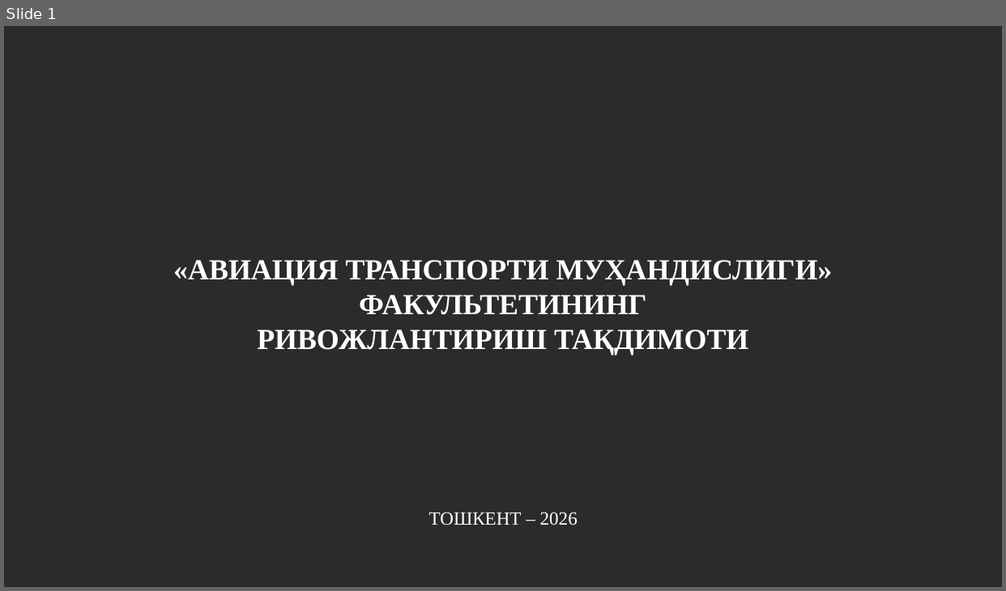
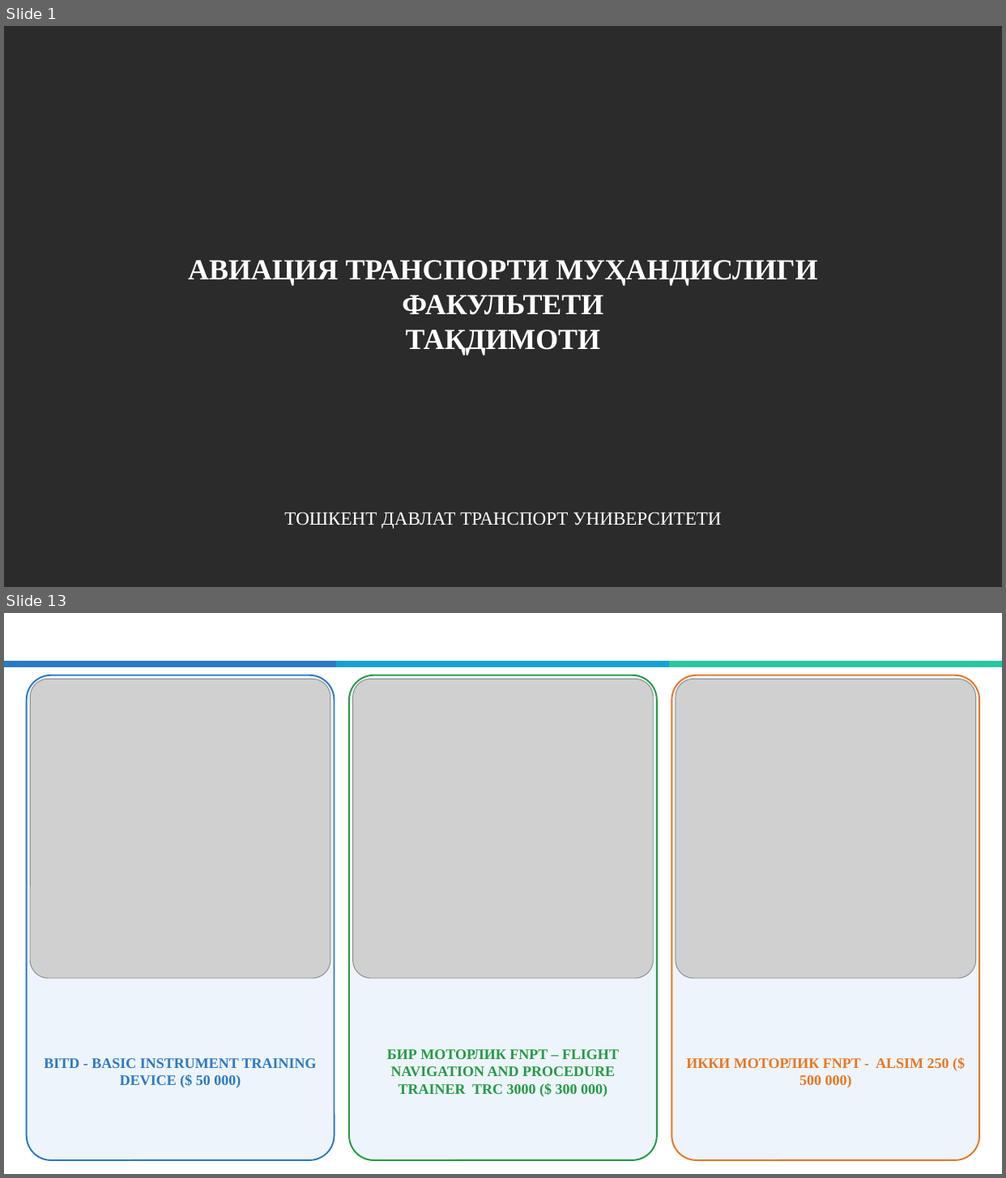
Before and after one commit to Dauitbay/Dauitbay, a slide deck: AVIACIYA_fakulteti_taqdimoti.pptx. Shown one above the other, each under a label of ours: slide 1 before the commit, slides 1 and 13 after it; the slides between them are not shown. The pictures are 1006x591 and 1006x1178 pixels, drawn with LibreOffice and Linux fonts; fonts in the diff are those of the drawing; grey boxes stand for pictures; background and template pictures are left out; a plain dark background stands for a picture behind light text. Boxes give left, top, right and bottom in pixels: in the first picture for what was removed or moved away, otherwise in the second. Text is boxed around its words. In the diff, an @@ line names an element or a change of style, - is before the commit and + after.

```diff
--- a/AVIACIYA_fakulteti_taqdimoti.pptx
+++ b/AVIACIYA_fakulteti_taqdimoti.pptx
@@ slide 13 added at bbox=[4, 613, 1002, 1174], background #FFFFFF @@
@@ title added at bbox=[27, 615, 745, 658], 20 pt, text #FFFFFF, bold @@
+ХАРИД ҚИЛИНИШИ КЎЗДА ТУТИЛАЁТГАН ЎҚУВ ТРЕНАЖЁРЛАР
@@ rectangle added at bbox=[4, 661, 337, 667], fill #2A7AC2, outline #2A7AC2 1 pt @@
@@ rectangle added at bbox=[336, 661, 670, 667], fill #14A1D6, outline #14A1D6 1 pt @@
@@ rectangle added at bbox=[670, 661, 1002, 667], fill #28C8A0, outline #28C8A0 1 pt @@
@@ rounded rectangle added at bbox=[27, 675, 334, 1161], fill #EEF4FB, outline #2A7AC2 1.5 pt @@
@@ picture added at bbox=[30, 679, 330, 978] @@
@@ rounded rectangle added at bbox=[349, 675, 657, 1161], fill #EEF4FB, outline #239B45 1.5 pt @@
@@ picture added at bbox=[353, 679, 653, 978] @@
@@ rounded rectangle added at bbox=[671, 675, 979, 1161], fill #EEF4FB, outline #E87722 1.5 pt @@
@@ picture added at bbox=[675, 679, 976, 978] @@
@@ text added at bbox=[387, 1050, 619, 1097], 14 pt, text #239B45, bold @@
+БИР МОТОРЛИК FNPT – FLIGHT NAVIGATION AND PROCEDURE TRAINER TRC 3000 ($ 300 000)
@@ text added at bbox=[44, 1059, 317, 1088], 14 pt, text #2A7AC2, bold @@
+BITD - BASIC INSTRUMENT TRAINING DEVICE ($ 50 000)
@@ text added at bbox=[686, 1059, 949, 1088], 14 pt, text #E87722, bold @@
+ИККИ МОТОРЛИК FNPT - ALSIM 250 ($ 500 000)
@@ slide 1 changed as well @@
@@ title at bbox=[188, 260, 817, 355]: text changed @@
-«АВИАЦИЯ ТРАНСПОРТИ МУҲАНДИСЛИГИ» ФАКУЛЬТЕТИНИНГ
-РИВОЖЛАНТИРИШ ТАҚДИМОТИ
+АВИАЦИЯ ТРАНСПОРТИ МУҲАНДИСЛИГИ ФАКУЛЬТЕТИ
+ТАҚДИМОТИ
@@ text at bbox=[284, 512, 721, 529]: text changed @@
-ТОШКЕНТ – 2026
+ТОШКЕНТ ДАВЛАТ ТРАНСПОРТ УНИВЕРСИТЕТИ
```
Also in this commit, not shown: 6 other slides changed, 8 other slides added, 7 slides removed, 1 other file.
